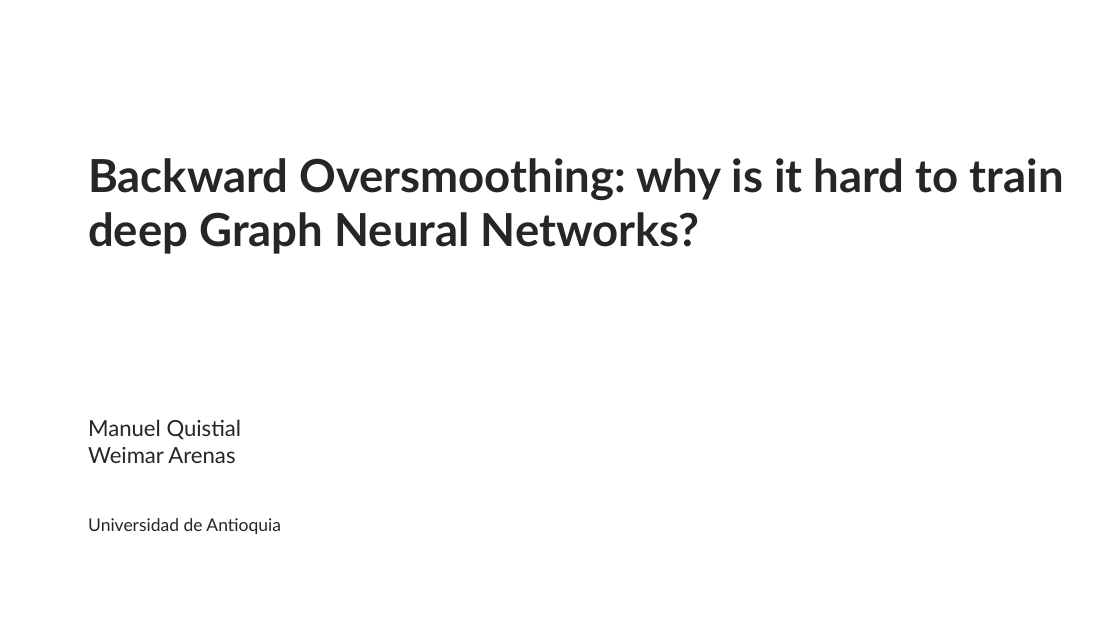
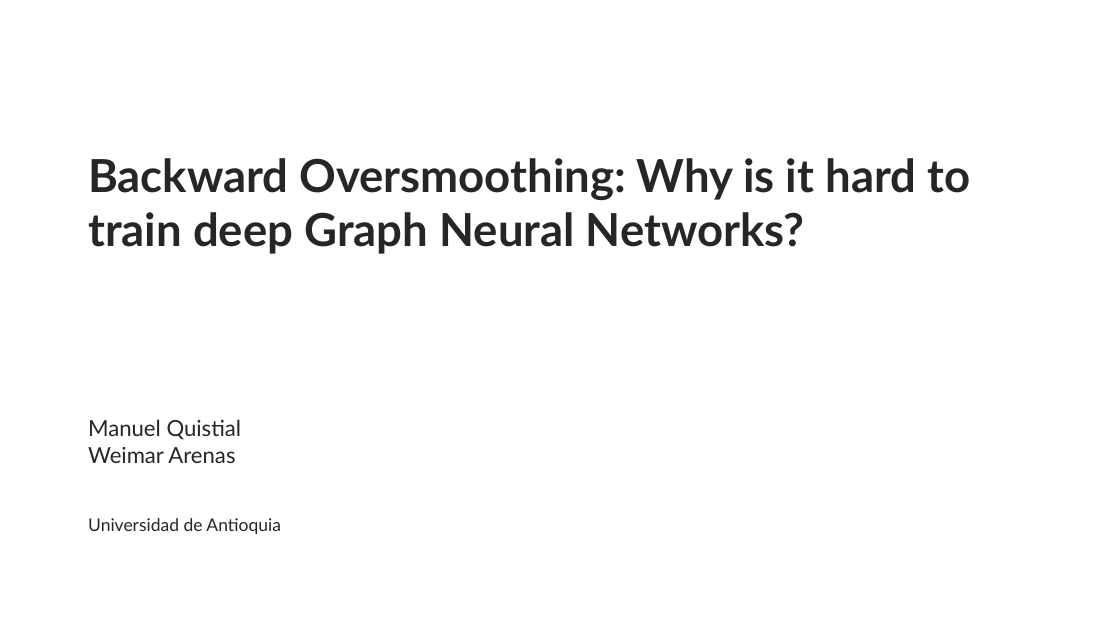
Before and after one commit to WeimarArenas/Proyecto-Grafos, a slide deck: slide 1 of Presentacion_Backward_Oversmoothing.pptx. Drawn at 1120x630 pixels with LibreOffice and Linux fonts; fonts in the diff are those of the drawing. Boxes give left, top, right and bottom in pixels: in the first picture for what was removed or moved away, otherwise in the second. Text is boxed around its words. In the diff, an @@ line names an element or a change of style, - is before the commit and + after.

```diff
--- a/Presentacion_Backward_Oversmoothing.pptx
+++ b/Presentacion_Backward_Oversmoothing.pptx
@@ text at (x1=88, y1=158, x2=970, y2=254): text changed @@
-Backward Oversmoothing: why is it hard to train deep Graph Neural Networks?
+Backward Oversmoothing: Why is it hard to train deep Graph Neural Networks?
```
Also in this commit, not shown: 8 other slides changed.
